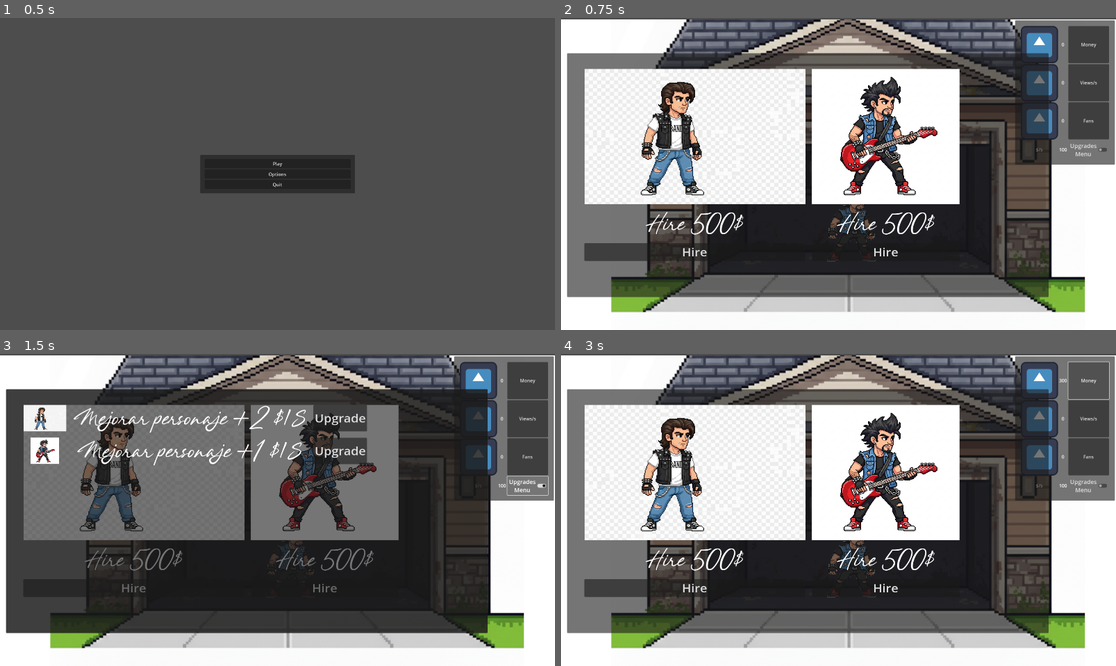
Above: before the commit, frames 1-4 (two rows, left to right).
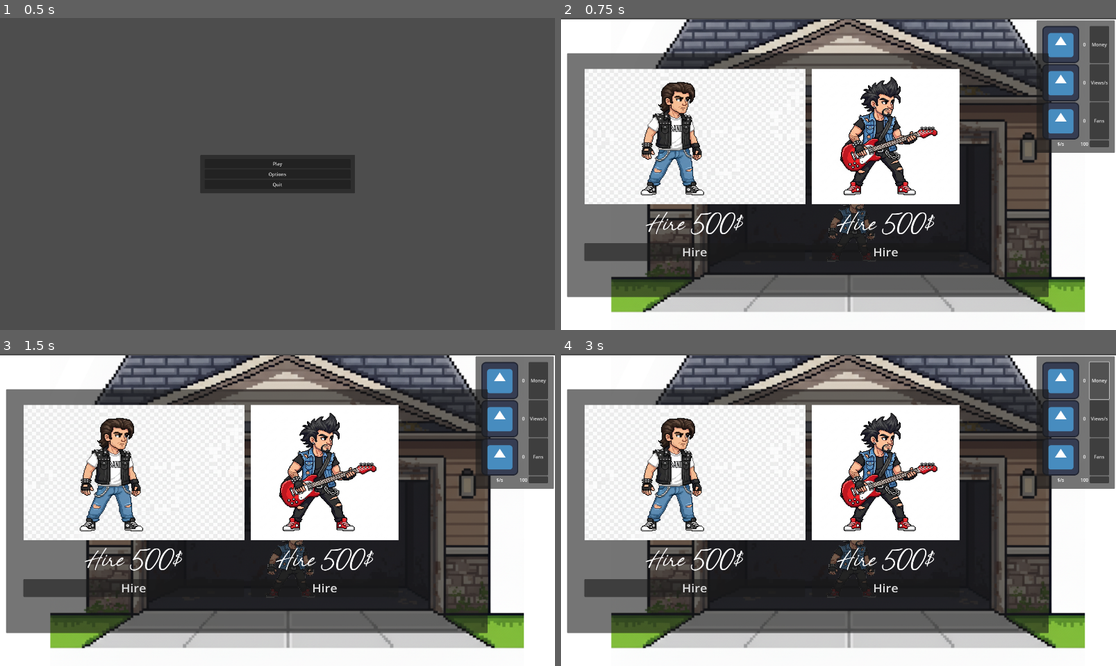
Above: after the commit, the same moments.

Repository: Geluco/music-band-tycoon
Game: Godot game, scene res://scenes/menu.tscn
Same seed, same stepped clock (60 frames per second), same inputs: the game is played once before the commit and once after it. The engine's default icon, where the game draws it, is replaced by a stand-in: a white triangle on a blue panel in a dark square.
Inputs (mouse positions are in pixels of both pictures, inside the frame that each line leads up to):
- Up to frame 1 (0.5 s): no input
- Up to frame 2 (0.75 s): click "Play" at 0.5 s
- Up to frame 3 (1.5 s): click (527, 485) at 1.25 s, where only the run before the commit has a clickable "Upgrades Menu"
- Up to frame 4 (3 s): click (1099, 478) at 2.02 s; click "Money" at 2.75 s

Frame 1 is identical in both runs. In frame 2, 4.5% of the frame differs, in the area x 81-100%, y 0-47%; in frame 3, 48%, in the area x 1-100%, y 0-90%; in frame 4, 4.7%.
Error after the commit: Parse Error: Unindent doesn't match the previous indentation level. (res://scripts/canvas_stats.gd:34)

Commit message:
Actualizacion

Diff:
--- a/scenes/canvasStats.tscn
+++ b/scenes/canvasStats.tscn
@@ -92,14 +92,10 @@
 horizontal_alignment = 1
 script = ExtResource("6_m2vbg")
 
-[node name="CheckButton" type="CheckButton" parent="CanvasLayer/PanelStats/MarginStats/GridStats"]
+[node name="Button_open_upgrade" type="Button" parent="CanvasLayer/PanelStats/MarginStats/GridStats"]
 layout_mode = 2
-theme_override_font_sizes/font_size = 20
-text = "Upgrades
-Menu"
-alignment = 1
 
 [connection signal="pressed" from="CanvasLayer/PanelStats/MarginStats/GridStats/ButtonMoney" to="." method="_on_button_money_pressed"]
 [connection signal="pressed" from="CanvasLayer/PanelStats/MarginStats/GridStats/ButtonViews" to="." method="_on_button_views_pressed"]
 [connection signal="pressed" from="CanvasLayer/PanelStats/MarginStats/GridStats/ButtonFans" to="." method="_on_button_fans_pressed"]
-[connection signal="toggled" from="CanvasLayer/PanelStats/MarginStats/GridStats/CheckButton" to="." method="_on_check_button_toggled"]
+[connection signal="pressed" from="CanvasLayer/PanelStats/MarginStats/GridStats/Button_open_upgrade" to="." method="_on_button_open_upgrade_pressed"]
--- a/scenes/menuUpgrades.tscn
+++ b/scenes/menuUpgrades.tscn
@@ -11,6 +11,22 @@
 
 [node name="CanvasLayer" type="CanvasLayer" parent="."]
 visible = false
+
+[node name="PanelContainer" type="PanelContainer" parent="CanvasLayer"]
+anchors_preset = -1
+anchor_left = 1.0
+anchor_right = 1.0
+offset_left = -291.0
+offset_top = 144.0
+offset_right = -256.0
+offset_bottom = 179.0
+grow_horizontal = 0
+scale = Vector2(1, 1.223)
+
+[node name="ButtonClose" type="Button" parent="CanvasLayer/PanelContainer"]
+custom_minimum_size = Vector2(35, 35)
+layout_mode = 2
+text = "X"
 
 [node name="MenuUpgrades" type="PanelContainer" parent="CanvasLayer"]
 offset_left = 21.0
@@ -111,5 +127,6 @@
 theme_override_font_sizes/font_size = 43
 text = "Upgrade"
 
+[connection signal="pressed" from="CanvasLayer/PanelContainer/ButtonClose" to="." method="_on_button_close_pressed"]
 [connection signal="pressed" from="CanvasLayer/MenuUpgrades/MarginUpgrades/GridUpgrades/MarginButton1/Button1" to="." method="_on_button_1_pressed"]
 [connection signal="pressed" from="CanvasLayer/MenuUpgrades/MarginUpgrades/GridUpgrades/MarginButton2/Button2" to="." method="_on_button_2_pressed"]
--- a/scripts/canvas_stats.gd
+++ b/scripts/canvas_stats.gd
@@ -22,16 +22,11 @@
 
 
 #Codigo que muestra y oculta el menu de mejoras
-@onready var check_button: CheckButton = get_node("CanvasLayer/PanelStats/MarginStats/GridStats/CheckButton")
 var menuUpgradeInstance: Node = null
 var menuUpgradeCanvas: CanvasLayer = null
 
-func _ready():
-	check_button.toggled.connect(_on_check_button_toggled)
-
-func _on_check_button_toggled(toggled_on: bool) -> void:
-	if toggled_on:
-		if menuUpgradeInstance == null:
+func _on_button_open_upgrade_pressed() -> void:
+	if menuUpgradeInstance == null:
 			var menuUpgrade = load("res://scenes/menuUpgrades.tscn")
 			menuUpgradeInstance = menuUpgrade.instantiate()
 			get_tree().root.add_child(menuUpgradeInstance)
@@ -39,6 +34,3 @@
 			menuUpgradeCanvas = menuUpgradeInstance.get_node("CanvasLayer")
 		if menuUpgradeCanvas:
 			menuUpgradeCanvas.show()
-	else:
-		if menuUpgradeCanvas:
-			menuUpgradeCanvas.hide()
--- a/scripts/menu_upgrades.gd
+++ b/scripts/menu_upgrades.gd
@@ -6,3 +6,20 @@
 
 func _on_button_1_pressed() -> void:
 	Global.moneyPerSecond+=200
+
+
+
+var menuUpgradeInstance: Node = null
+var menuUpgradeCanvas: CanvasLayer = null
+
+
+
+func _on_button_close_pressed() -> void:
+		if menuUpgradeInstance == null:
+			var menuUpgrade = load("res://scenes/menuUpgrades.tscn")
+			menuUpgradeInstance = menuUpgrade.instantiate()
+			get_tree().root.add_child(menuUpgradeInstance)
+			# Busca el CanvasLayer dentro de la escena cargada
+			menuUpgradeCanvas = menuUpgradeInstance.get_node("CanvasLayer")
+		if menuUpgradeCanvas:
+			menuUpgradeCanvas.hide()
Not shown, changed: resources/fonts/Rhythm of the Blast.ttf.import
Not shown: 1 places in scenes/canvasStats.tscn that only renumber resources
Not shown: 1 places in scenes/menuUpgrades.tscn that only renumber resources
